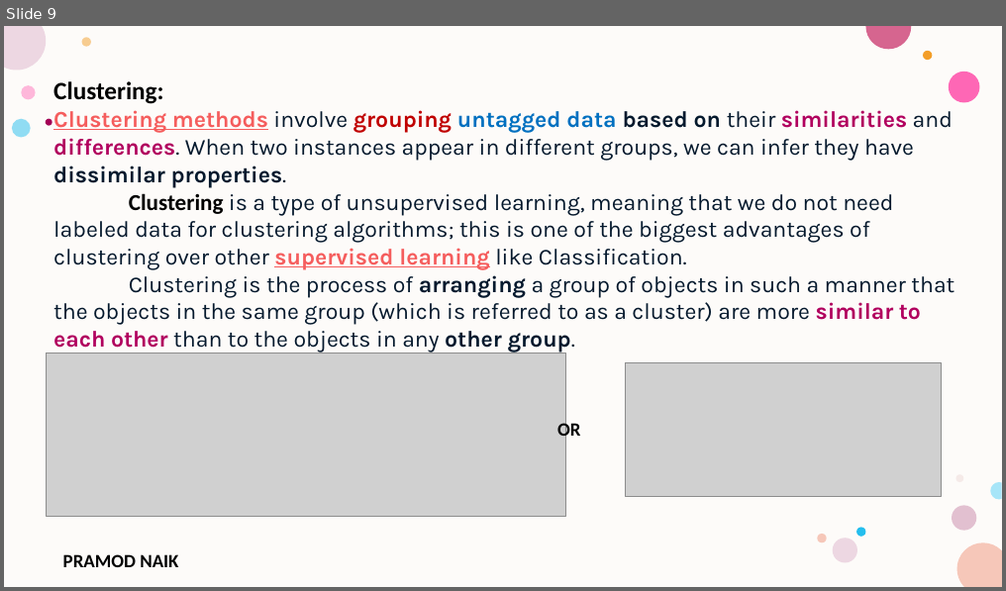
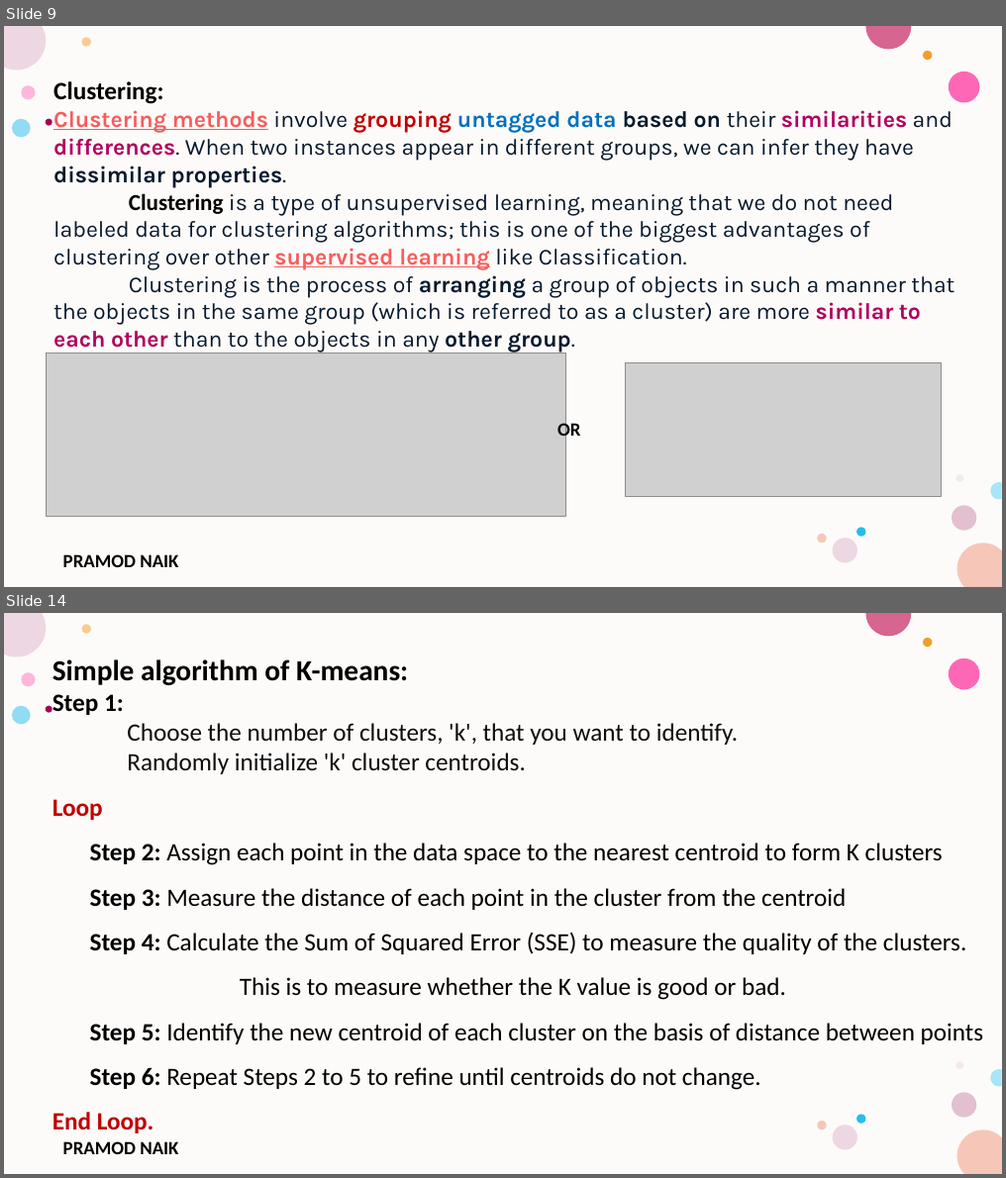
Before and after one commit to PRAMODNAIK-DEV/MCA-2nd-Sem-ML-Data-Analytics-Shridevi-College, a slide deck: Theory Class-Notes/Unit-3 Unsupervised Learning.pptx. Shown one above the other, each under a label of ours: slide 9 before the commit, slides 9 and 14 after it; the slides between them are not shown. The pictures are 1006x591 and 1006x1178 pixels, drawn with LibreOffice and Linux fonts; fonts in the diff are those of the drawing; grey boxes stand for pictures; background and template pictures are left out. Boxes give left, top, right and bottom in pixels: in the first picture for what was removed or moved away, otherwise in the second. Text is boxed around its words. In the diff, an @@ line names an element or a change of style, - is before the commit and + after.

Commit message:
Completed Hierarchical Clustering.

```diff
--- a/Theory Class-Notes/Unit-3 Unsupervised Learning.pptx
+++ b/Theory Class-Notes/Unit-3 Unsupervised Learning.pptx
@@ slide 14 added at bbox=[4, 613, 1002, 1174], background #FFFFFF; not listed: 17 template elements that a slide beside it also shows @@
@@ text added at bbox=[53, 660, 984, 1134], 24 pt, text #000000 @@
+Simple algorithm of K-means:
+Step 1:
+Choose the number of clusters, 'k', that you want to identify.
+Randomly initialize 'k' cluster centroids.
+Loop
+  Step 2: Assign each point in the data space to the nearest centroid to form K clusters
+  Step 3: Measure the distance of each point in the cluster from the centroid
+  Step 4: Calculate the Sum of Squared Error (SSE) to measure the quality of the clusters.
+  This is to measure whether the K value is good or bad.
+  Step 5: Identify the new centroid of each cluster on the basis of distance between points Step 6: Repeat Steps 2 to 5 to refine until centroids do not change.
+End Loop.
```
Also in this commit, not shown: 1 slide changed, 20 other slides added, 2 slides removed, 1 other file.
